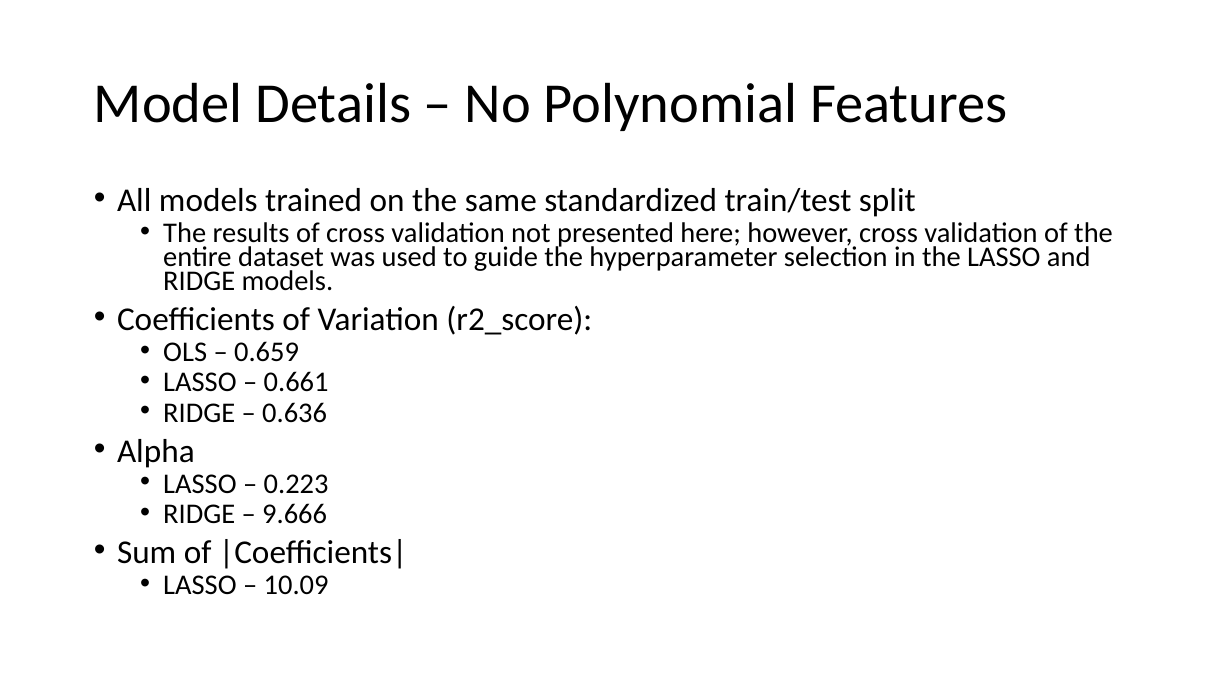
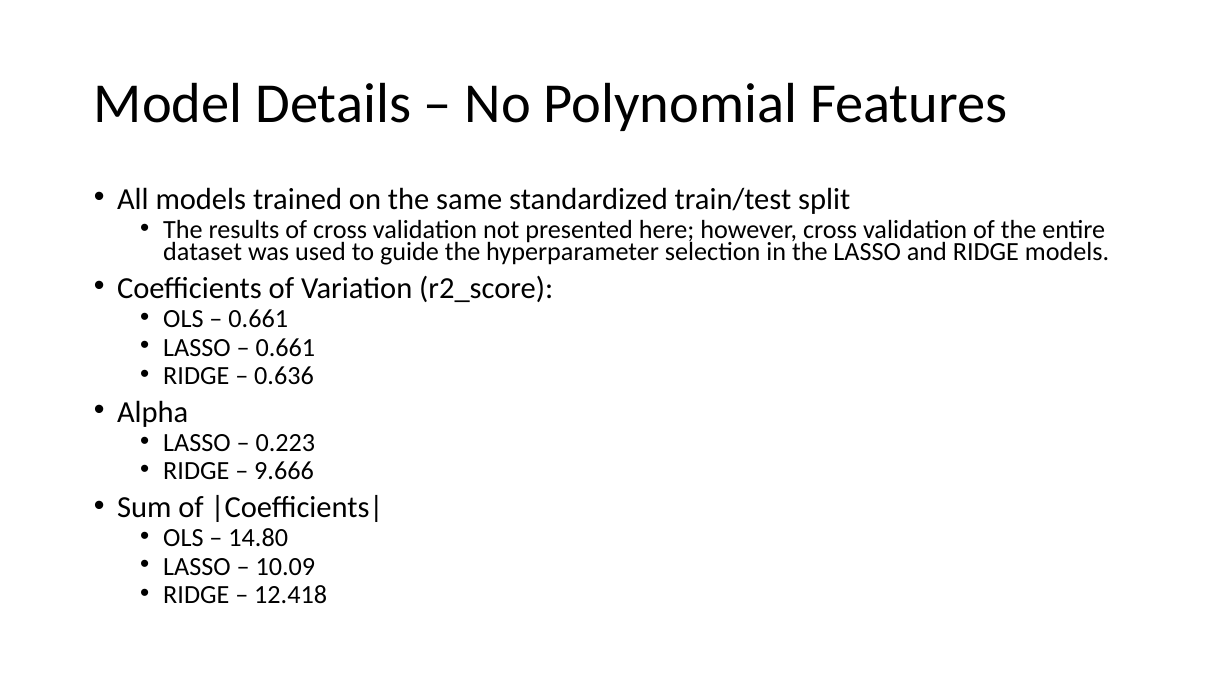
Before and after one commit to M-Matrona/IBM-Machine-Learning-Course, a slide deck: slide 6 of Course_2_SupervisedLearning/Supervised_Learning_Project_Report.pptx. Drawn at 1232x693 pixels with LibreOffice and Linux fonts; fonts in the diff are those of the drawing. Boxes give left, top, right and bottom in pixels: in the first picture for what was removed or moved away, otherwise in the second. Text is boxed around its words. In the diff, an @@ line names an element or a change of style, - is before the commit and + after.

```diff
--- a/Course_2_SupervisedLearning/Supervised_Learning_Project_Report.pptx
+++ b/Course_2_SupervisedLearning/Supervised_Learning_Project_Report.pptx
@@ text at [117, 187, 1109, 575]: size 25.9 to 23.8 pt in "All models trained on the same standardized ...", "Coefficients of Variation (r2_score):", "Alpha", "Sum of |Coefficients|"; size 22.2 to 20.4 pt in "The results of cross validation not presented ...", "LASSO – 0.661", "RIDGE – 0.636", "LASSO – 0.223" and 2 more places @@
@@ text at [163, 309, 288, 327]: text changed; size 22.2 to 20.4 pt @@
-  • OLS – 0.659
+  • OLS – 0.661
@@ text at [163, 528, 288, 547]: paragraph added @@
+  • OLS – 14.80
@@ text at [163, 585, 327, 604]: paragraph added @@
+  • RIDGE – 12.418
```
Also in this commit, not shown: 3 other slides changed, 3 slides added, 1 other file.
